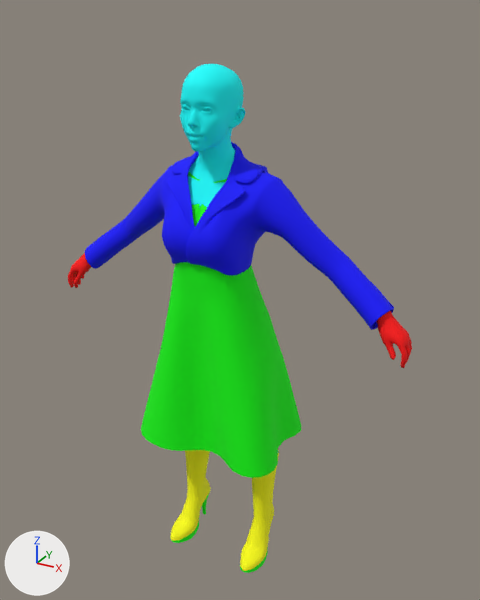
Renders of the FBX model Assets/Prefabs/Fei/FeiDress.FBX from each side of a commit.
One viewpoint serves both versions: a 50 mm camera at (0.934, -1.554, 1.646) aimed at (0.032, 0.086, 0.826). The lights are fixed; the arrows at lower left show +X, +Y and +Z. Where no turn or scale is listed for an object, it has been applied to the vertices.

Names of what the first picture shows: 'FeiBody', 'FeiCoat'.
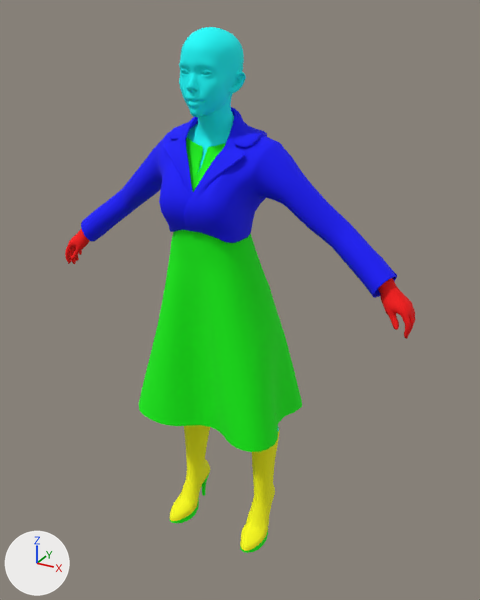
What the commit changed:
me_mesh has 5506 vertices, 5472 faces and spans x -0.58..0.58, y -0.14..0.11, z 0.01..1.61.
me_mesh is used by ob_feibody; location (0.0, 0.023, -0.095).
me_mesh part 1: the whole mesh is moved by (0.0, 0.02, -0.01).
me_mesh_001 has 4578 vertices, 4462 faces and spans x -0.511..0.516, y -0.17..0.197, z 0.43..1.402.
me_mesh_001 is used by ob_feicoat; location (0.0, 0.023, -0.095).
me_mesh_001 part 2: the whole mesh is moved by (0.0, 0.019, 0.0).
Object 'FeiBody' (ob_feibody) moves from (0.0, 0.023, -0.095) to (0.0, 0.0, 0.0).
Object 'FeiCoat' (ob_feicoat) moves from (0.0, 0.023, -0.095) to (0.0, 0.0, 0.0).

Changed parts and their boxes [x1, y1, x2, y2] in the pictures (480 x 600 px):
'FeiCoat', moved: before [85, 142, 394, 478]; after [81, 107, 397, 452]
'FeiBody', moved: before [68, 64, 412, 573]; after [65, 27, 415, 553]
